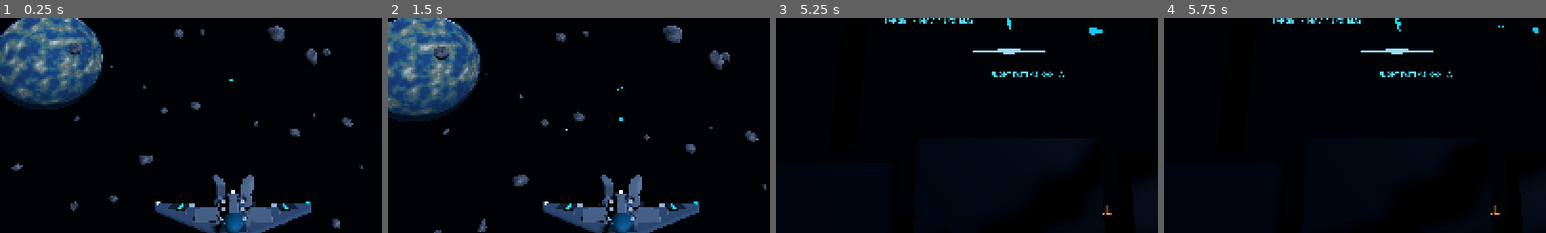
Above: before the commit, frames 1-4 (left to right).
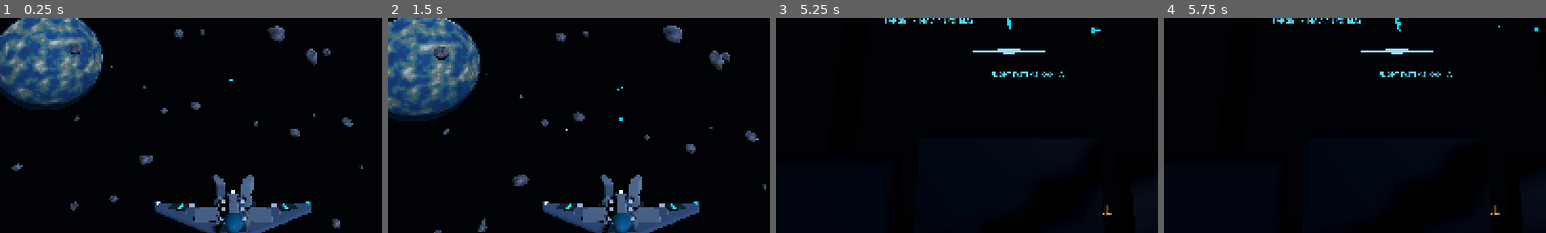
Above: after the commit, the same moments.

Repository: valdissor1990-ui/GALACTIC-FRONTIER
Game: Godot game, scene res://scenes/demo/gameplay_showcase.tscn
The game is run twice, just before and just after one commit, with the same random seed, the same clock (stepped at 60 frames per second) and the same inputs. This scene is started directly instead of the project's main scene.
Inputs (mouse positions are % of the whole screen's width and height, from its top left):
- Up to frame 1 (0.25 s): no input
- Up to frame 2 (1.5 s): tap Enter at 0.5 s; move the mouse to (49, 52) at 0.52 s; hold Shift (boost) 0.53-1.28 s; hold W (move_forward) from 0.53 s (still down); move the mouse to (57, 51) at 1.27 s; click (57, 51) at 1.35 s
- Up to frame 3 (5.25 s): move the mouse to (42, 49) at 2.02 s; hold Y (target_clear) 2.03-2.78 s; move the mouse to (51, 50) at 2.77 s; release W (move_forward) at 2.78 s; hold A (move_left) 2.78-3.53 s; tap T (target_lock) at 2.85 s; move the mouse to (46, 48) at 3.52 s; hold C (toggle_camera) 3.53-4.28 s; hold W (move_forward) from 3.53 s (still down); move the mouse to (55, 50) at 4.27 s; tap Shift (boost) at 4.35 s; move the mouse to (45, 50) at 5.02 s; press the mouse at (45, 50) at 5.03 s
- Up to frame 4 (5.75 s): keep holding W (move_forward)
The pictures show only the part of the screen within x 20-70%, y 49-99%; the shares and areas given below are measured in that part.

Frames 1-2 are identical in both runs. In frame 3, less than 0.1% of the frame differs, in the area x 82-86%, y 4-8%; in frame 4, less than 0.1%.

Commit message:
Reduce energy bolt beam and collision dimensions

Diff:
--- a/scenes/combat/projectile.tscn
+++ b/scenes/combat/projectile.tscn
@@ -3,17 +3,17 @@
 [ext_resource type="Script" path="res://scripts/combat/projectile.gd" id="1"]
 
 [sub_resource type="SphereShape3D" id="SphereShape3D_projectile"]
-radius = 0.16
+radius = 0.12
 
 [sub_resource type="SphereMesh" id="SphereMesh_core"]
-radius = 0.19
-height = 0.38
+radius = 0.14
+height = 0.28
 radial_segments = 16
 rings = 8
 
 [sub_resource type="CapsuleMesh" id="CapsuleMesh_beam"]
-radius = 0.065
-height = 1.25
+radius = 0.045
+height = 0.72
 radial_segments = 12
 rings = 6
 
